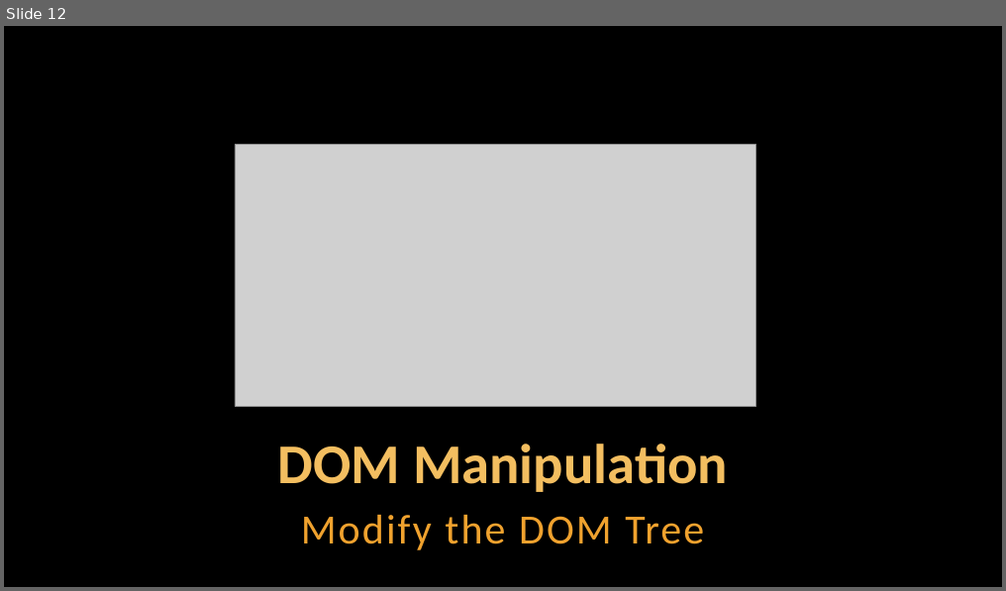
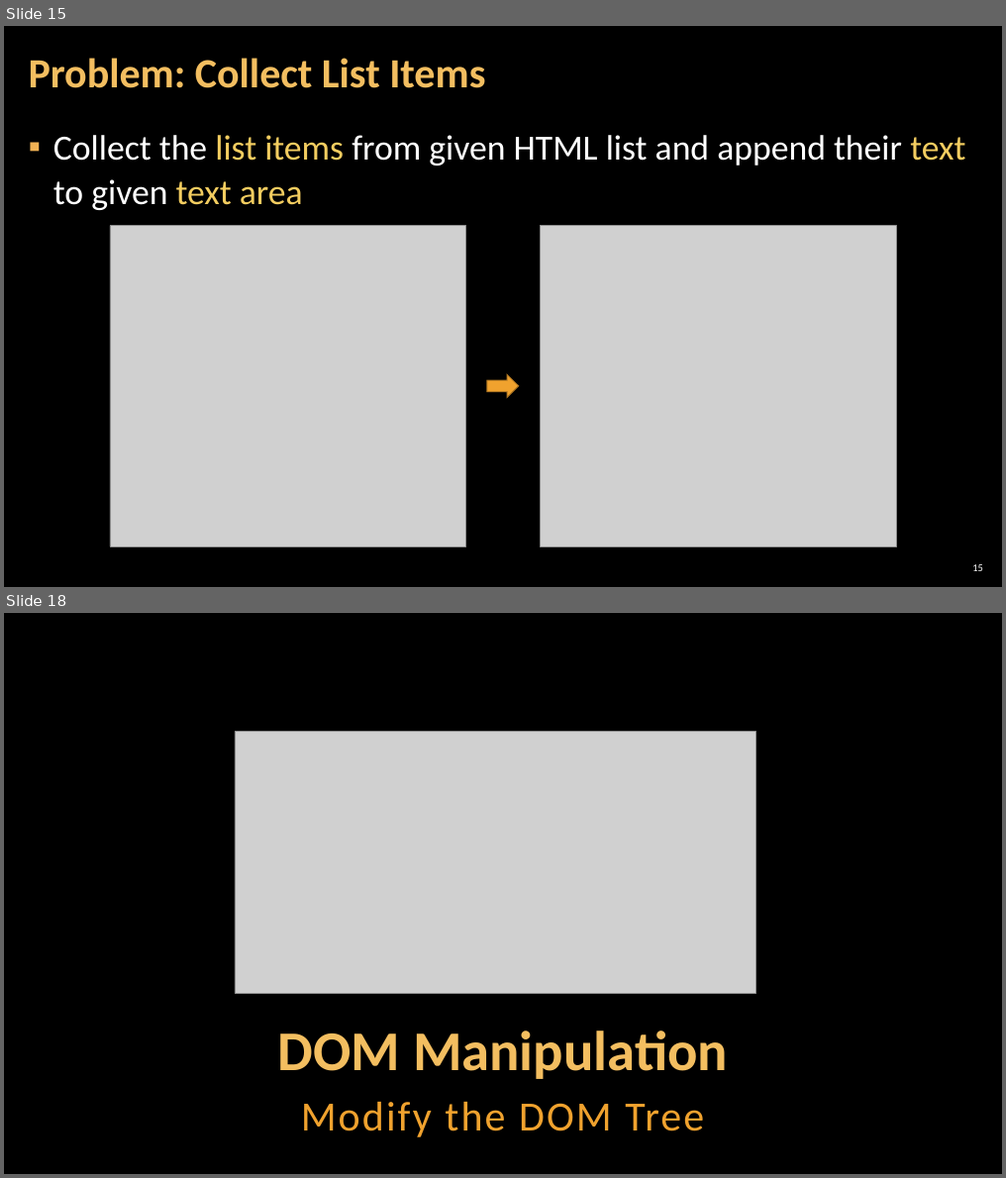
Before and after one commit to antoniaat/Front-End-Development, a slide deck: JavaScript_For_FrontEnd/02. JavaScript-for-Front-End-Introduction-to-DOM-and-Events/02. JavaScript-for-Front-End-Introduction-to-DOM-and-Events.pptx. Shown one above the other, each under a label of ours: slide 12 before the commit, slides 15 and 18 after it; the slides between them are not shown. The pictures are 1006x591 and 1006x1178 pixels, drawn with LibreOffice and Linux fonts; fonts in the diff are those of the drawing; grey boxes stand for pictures; background and template pictures are left out. Boxes give left, top, right and bottom in pixels: in the first picture for what was removed or moved away, otherwise in the second. Text is boxed around its words. In the diff, an @@ line names an element or a change of style, - is before the commit and + after.

```diff
--- a/JavaScript_For_FrontEnd/02. JavaScript-for-Front-End-Introduction-to-DOM-and-Events/02. JavaScript-for-Front-End-Introduction-to-DOM-and-Events.pptx
+++ b/JavaScript_For_FrontEnd/02. JavaScript-for-Front-End-Introduction-to-DOM-and-Events/02. JavaScript-for-Front-End-Introduction-to-DOM-and-Events.pptx
@@ slide 15 added at (4, 26, 1002, 587), background picture (left out) @@
@@ title added at (29, 58, 485, 88), 40 pt, text #F3BE60, bold @@
+Problem: Collect List Items
@@ text added at (54, 135, 965, 210), 34 pt, text #FFFFFF @@
+▪ Collect the list items from given HTML list and append their text to given text area
@@ picture added at (110, 226, 465, 547) @@
@@ picture added at (540, 226, 896, 547) @@
@@ right arrow added at (487, 374, 519, 397), fill #F0A22E, outline #B27822 1 pt @@
@@ page number added at (972, 565, 983, 571), 10 pt, text #FFFFFF @@
+15
@@ what was slide 12 is now slide 18 @@
```
Also in this commit, not shown: 6 slides changed, 5 other slides added, 2 slides removed.
